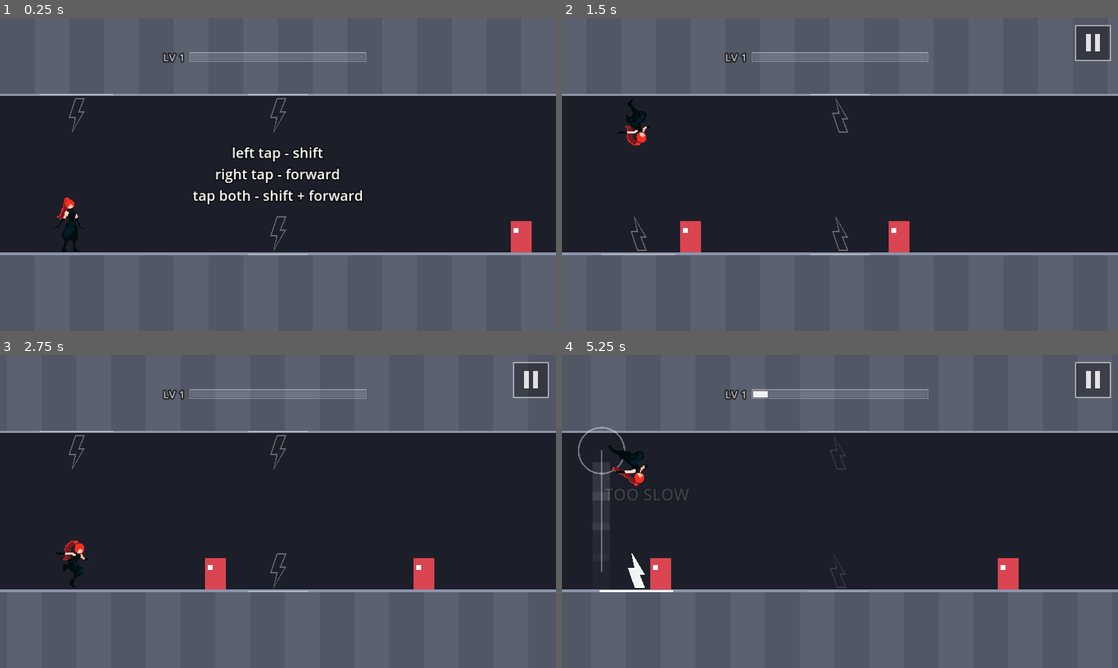
Above: before the commit, frames 1-4 (two rows, left to right).
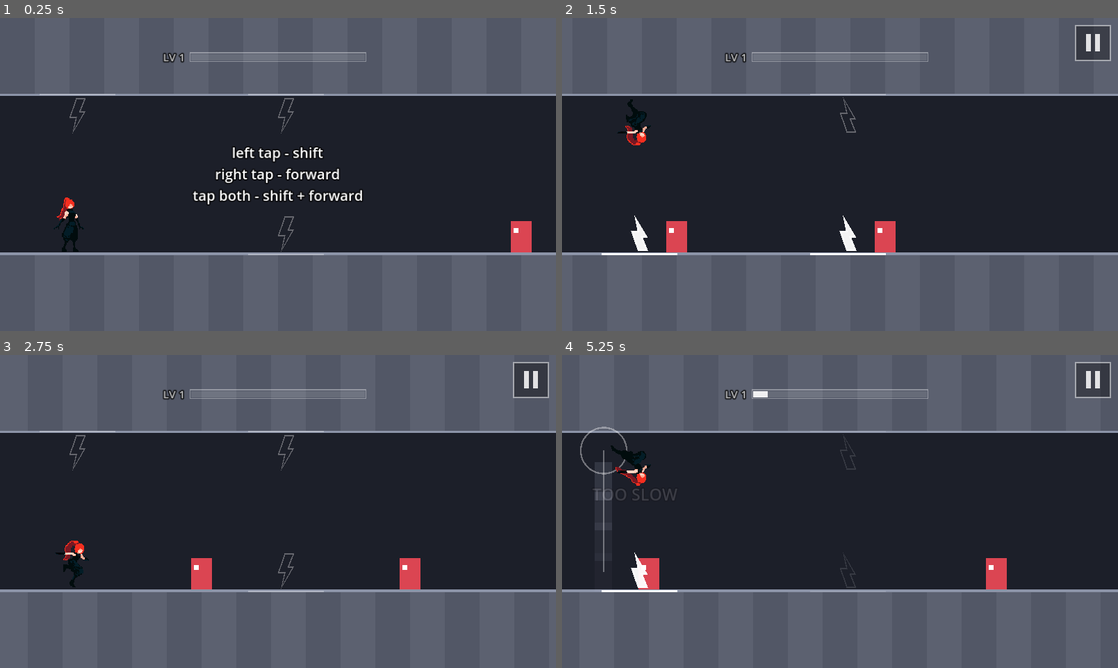
Above: after the commit, the same moments.

Repository: fredsbreads/game-off
Game: Godot game, scene res://scenes/main.tscn
Two runs of this game, one before a commit and one after it. Both use one fixed random seed, a clock stepped at 60 frames per second and the inputs below.
Inputs (mouse positions are in pixels of both pictures, inside the frame that each line leads up to):
- Up to frame 1 (0.25 s): no input
- Up to frame 2 (1.5 s): tap Enter at 0.5 s; move the mouse to (962, 158) at 0.52 s; hold K (tp_forward) 0.53-1.28 s; hold J (tp_vertical) 0.53-1.28 s; click (962, 158) at 0.67 s; move the mouse to (728, 190) at 1.27 s; tap Shift at 1.35 s
- Up to frame 3 (2.75 s): move the mouse to (333, 442) at 2.02 s; hold K (tp_forward) from 2.03 s (still down); hold J (tp_vertical) from 2.03 s (still down)
- Up to frame 4 (5.25 s): move the mouse to (812, 574) at 2.77 s; release J (tp_vertical) at 2.78 s; tap Shift at 2.85, 4.35 s; click (812, 574) at 2.92 s; move the mouse to (1006, 558) at 3.52 s; release K (tp_forward) at 3.53 s; hold J (tp_vertical) 3.53-4.28 s; move the mouse to (673, 464) at 4.27 s; move the mouse to (867, 511) at 5.02 s; hold J (tp_vertical) from 5.03 s (still down); click (867, 511) at 5.17 s

The runs differ from the first frame. In frame 1, 0.3% of the frame differs, in the area x 12-59%, y 24-76%; in frame 2, 1.7%; in frame 3, 1.3%; in frame 4, 2.0%, in the area x 2-83%, y 22-76%.

Commit message:
Fairer teleports: same 0.8/1.25 zone for all, committed presses
- All three landing zones reach 0.8 behind and 1.25 ahead, which also
  removes the spot just past the zone where a miss meant certain death
- While a press waits for a possible diagonal, contact doesn't kill you
- It hits if it would have hit from anywhere during that wait

Diff:
--- a/scripts/main.gd
+++ b/scripts/main.gd
@@ -56,8 +56,10 @@
 var _pending_vertical := false
 var _pending_frames := 0
 # Where she was when a pending press could first fire. A single press waits
-# DIAGONAL_WINDOW_FRAMES in case it's a diagonal; when it fires, it fires
-# from here, so a marker that was lit when you pressed still hits.
+# DIAGONAL_WINDOW_FRAMES in case it's a diagonal. While it waits she's
+# committed: running into an enemy doesn't count. When it fires, it hits if
+# it would have hit from anywhere between here and where she is now (so a
+# marker lit at any point during the wait means a hit).
 var _press_x := 0.0
 var _press_x_set := false
 var _last_touch_msec := -100000
@@ -365,11 +367,13 @@
 	player.frozen = paused
 
 
-## True if teleporting with `move` right now would land on an enemy.
-func _would_slash(move: int) -> bool:
+## True if teleporting with `move` from x (default: where she is now) would
+## land on an enemy.
+func _would_slash(move: int, from_x: float = NAN) -> bool:
 	if state != State.PLAYING or not player.alive:
 		return false
-	var tx: float = player.x + Rules.move_dx(move)
+	var x := player.x if is_nan(from_x) else from_x
+	var tx: float = x + Rules.move_dx(move)
 	var trow: int = (1 - player.row) if Rules.move_flips_row(move) else player.row
 	return not level.enemies_hit_by(move, tx, trow).is_empty()
 
@@ -385,10 +389,15 @@
 		if (_pending_forward or _pending_vertical) and not _press_x_set and player.cooldown == 0:
 			_press_x = player.x
 			_press_x_set = true
-		var from_x := _press_x if _press_x_set else player.x
+		var waited := _press_x_set
+		var press_x := _press_x
 		move = _take_pending_move(player.cooldown == 0)
-		if move != Rules.Move.NONE and player.cooldown == 0:
-			player.x = from_x
+		if move != Rules.Move.NONE and player.cooldown == 0 and waited:
+			# From the press point if that hits, else from here (a hit from
+			# here, or a plain miss). Checking both ends covers the whole
+			# stretch between them: it's shorter than a landing zone.
+			if _would_slash(move, press_x):
+				player.x = press_x
 
 	# 1. teleport (ignored while on cooldown)
 	if move != Rules.Move.NONE and player.cooldown == 0:
@@ -402,19 +411,11 @@
 
 	# 3. running into an enemy in your row
 	if not level.enemies_at(player.x, Rules.HIT_RADIUS, player.row).is_empty():
-		# A press still waiting for a possible diagonal goes first: she
-		# pressed before the contact, so she teleports from where she pressed.
-		if _press_x_set and player.cooldown == 0:
-			var pressed := Rules.Move.FORWARD if _pending_forward else Rules.Move.VERTICAL
-			player.x = _press_x
-			_clear_pending()
-			_teleport(pressed)
-			if _hitstop > 0.0:
-				return
-			if level.enemies_at(player.x, Rules.HIT_RADIUS, player.row).is_empty():
-				return
-		_die("hit")
-		return
+		# A press waiting for a possible diagonal: she's already committed to
+		# teleporting, so contact doesn't count until it fires.
+		if not (_press_x_set and player.cooldown == 0):
+			_die("hit")
+			return
 
 	# 4. timers
 	if player.cooldown > 0:
--- a/scripts/player.gd
+++ b/scripts/player.gd
@@ -137,9 +137,7 @@
 
 	var fwd := Rules.FORWARD * t
 	# The line under each bolt spans that teleport's landing zone: an enemy
-	# touching it dies if you make that move now. The across marker
-	# (vertical) reaches further ahead because that teleport is more
-	# forgiving forward.
+	# touching it dies if you make that move now.
 	var zf := Rules.marker_zone(Rules.Move.FORWARD) * t
 	var zv := Rules.marker_zone(Rules.Move.VERTICAL) * t
 	var zd := Rules.marker_zone(Rules.Move.DIAGONAL) * t
--- a/scripts/rules.gd
+++ b/scripts/rules.gd
@@ -25,13 +25,15 @@
 # Counted in whole frames: 0.16 s rounds up to 10 frames (~0.167 s).
 const COOLDOWN_SECONDS := 0.16
 
-# Each teleport's landing zone (what the line under its marker shows): this
-# many tiles either side of the landing spot.
-const KILL_RADIUS := 0.8
-# The vertical teleport's zone reaches further AHEAD of you only (aiming
-# straight across is a timing call, and a stacked pair otherwise leaves
-# almost no window). Behind you it uses the normal KILL_RADIUS.
-const VERTICAL_KILL_AHEAD := 1.2
+# Each teleport's landing zone (what the line under its marker shows), the
+# same for all three: this many tiles behind and ahead of the landing spot.
+# It reaches further ahead so pressing a little early still hits. AHEAD is
+# also long enough that a miss never leaves you doomed: an enemy just past
+# the zone is far enough away to teleport again once the cooldown ends
+# (HIT_RADIUS + one cooldown of running = 0.55 + 1.0 = 1.55 = AHEAD + half
+# an enemy's width).
+const KILL_BEHIND := 0.8
+const KILL_AHEAD := 1.25
 # An enemy is killed if any part of it touches the landing zone, so the zone
 # for its centre is wider by half its width (enemies are 0.6 tiles wide).
 const ENEMY_HALF_WIDTH := 0.3
@@ -53,10 +55,8 @@
 
 ## The landing zone a marker's line shows, as [tiles behind the landing
 ## spot, tiles ahead]. An enemy touching it dies.
-static func marker_zone(move: int) -> Vector2:
-	if move == Move.VERTICAL:
-		return Vector2(KILL_RADIUS, VERTICAL_KILL_AHEAD)
-	return Vector2(KILL_RADIUS, KILL_RADIUS)
+static func marker_zone(_move: int) -> Vector2:
+	return Vector2(KILL_BEHIND, KILL_AHEAD)
 
 
 ## Kill zone for an enemy's CENTRE, as [tiles behind, tiles ahead]: the
